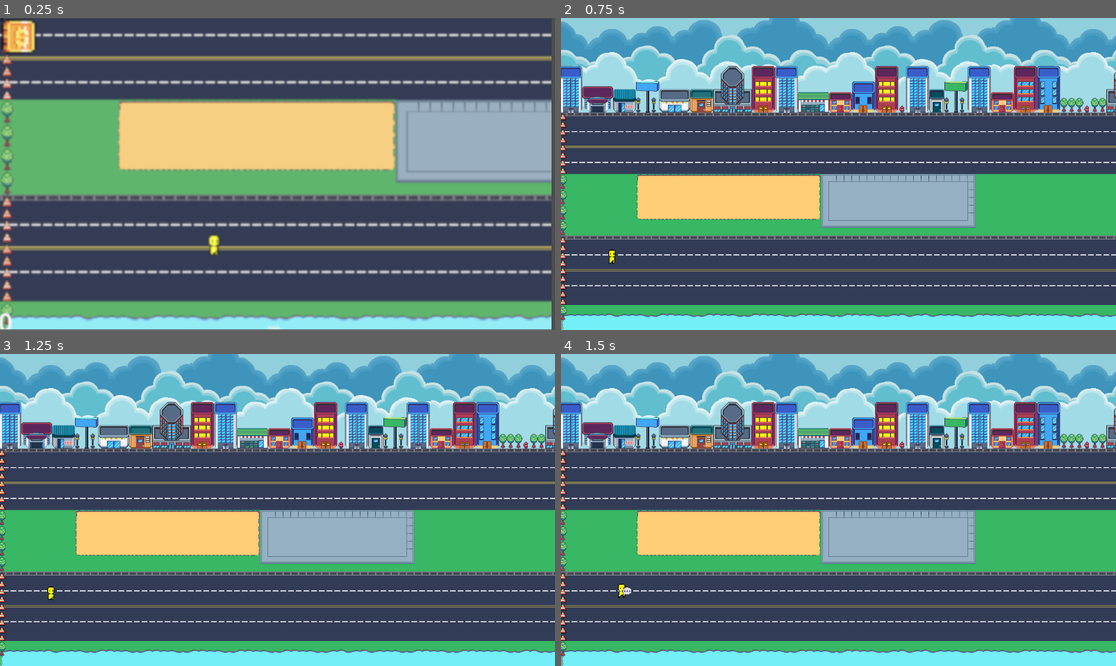
Above: before the commit, frames 1-4 (two rows, left to right).
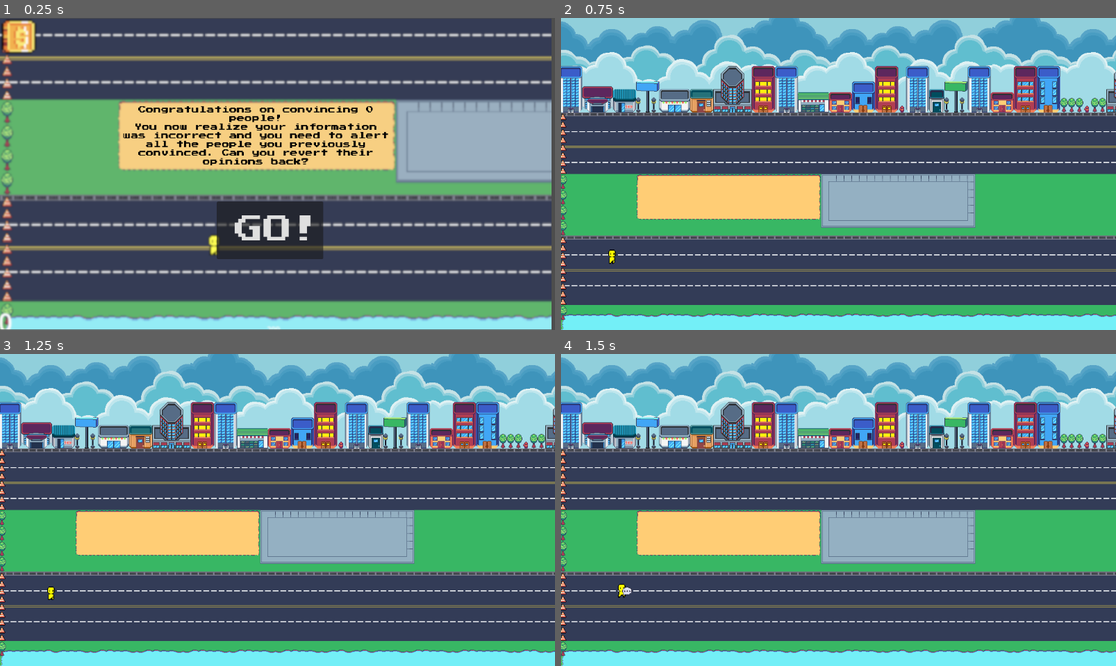
Above: after the commit, the same moments.

Repository: eliseokeefe/GameDevFinal
Game: Godot game, scene res://popup.tscn
Two runs of this game, one before a commit and one after it. Both use one fixed random seed, a clock stepped at 60 frames per second and the inputs below. This scene is started directly instead of the project's main scene.
Inputs (mouse positions are in pixels of both pictures, inside the frame that each line leads up to; where the layout moved, square brackets give the same spot in the first picture):
- Up to frame 1 (0.25 s): no input
- Up to frame 2 (0.75 s): click (832, 230) [561, 21] at 0.5 s
- Up to frame 3 (1.25 s): no input
- Up to frame 4 (1.5 s): tap Enter at 1.25 s; move the mouse to (960, 494) at 1.27 s; hold D (right) from 1.28 s (still down); click (960, 494) at 1.35 s

The runs differ from the first frame. In frame 1, 6.0% of the frame differs, in the area x 0-70%, y 0-78%; in frame 2, nothing differs; in frame 3, nothing differs; in frame 4, nothing differs.

Commit message:
popup

Diff:
--- a/popup.gd
+++ b/popup.gd
@@ -1,7 +1,11 @@
 extends Control
-@onready var score_label := $ScoreLabel
 
 
 func _on_button_pressed():
 	get_tree().change_scene_to_file("res://part_2.tscn")
 	pass
+
+
+func _on_ready():
+	$Label.text = "Congratulations on convincing " + str(ScoreManager.score) +" people!
+You now realize your information was incorrect and you need to alert all the people you previously convinced. Can you revert their opinions back?"
--- a/popup.tscn
+++ b/popup.tscn
@@ -23,21 +23,40 @@
 texture = ExtResource("1_lgfsw")
 
 [node name="Label" type="Label" parent="."]
-layout_mode = 0
-offset_left = 243.0
-offset_top = 175.0
-offset_right = 1012.0
-offset_bottom = 361.0
+layout_mode = 1
+anchors_preset = -1
+anchor_left = 0.211
+anchor_top = 0.27
+anchor_right = 0.712
+anchor_bottom = 0.485
+offset_left = -0.0720119
+offset_top = 0.039993
+offset_right = 191.776
+offset_bottom = 46.72
 scale = Vector2(0.75, 0.75)
 theme_override_fonts/font = ExtResource("3_1drl5")
+text = "
+"
 label_settings = SubResource("LabelSettings_gm05k")
 horizontal_alignment = 1
 vertical_alignment = 1
 autowrap_mode = 2
 
 [node name="Button" type="Button" parent="."]
-layout_mode = 0
-offset_right = 8.0
-offset_bottom = 8.0
+layout_mode = 1
+anchors_preset = -1
+anchor_left = 0.391
+anchor_top = 0.588
+anchor_right = 0.582
+anchor_bottom = 0.773
+offset_left = -0.432037
+offset_top = -0.0239997
+offset_right = 0.53598
+offset_bottom = 0.0959601
+theme_override_fonts/font = ExtResource("3_1drl5")
+theme_override_font_sizes/font_size = 60
+text = "GO!"
+alignment = 2
 
+[connection signal="ready" from="." to="." method="_on_ready"]
 [connection signal="pressed" from="Button" to="." method="_on_button_pressed"]
--- a/project.godot
+++ b/project.godot
@@ -14,6 +14,10 @@
 run/main_scene="res://start.tscn"
 config/features=PackedStringArray("4.2", "Forward Plus")
 config/icon="res://icon.svg"
+
+[autoload]
+
+ScoreManager="*res://score_manager.gd"
 
 [input]
 
--- /dev/null
+++ b/score_manager.gd
@@ -0,0 +1,3 @@
+extends Node
+
+var score = 0
